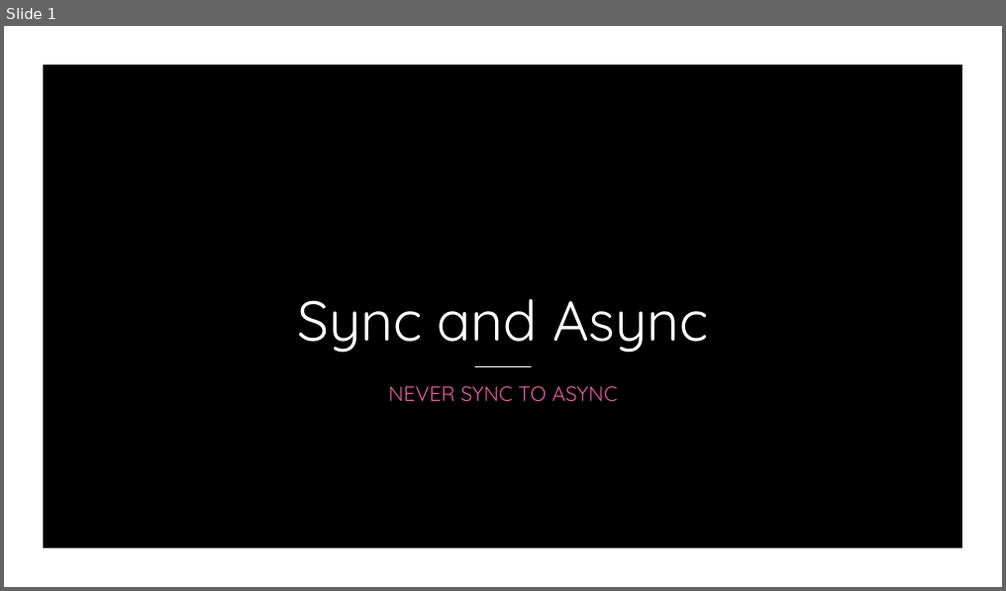
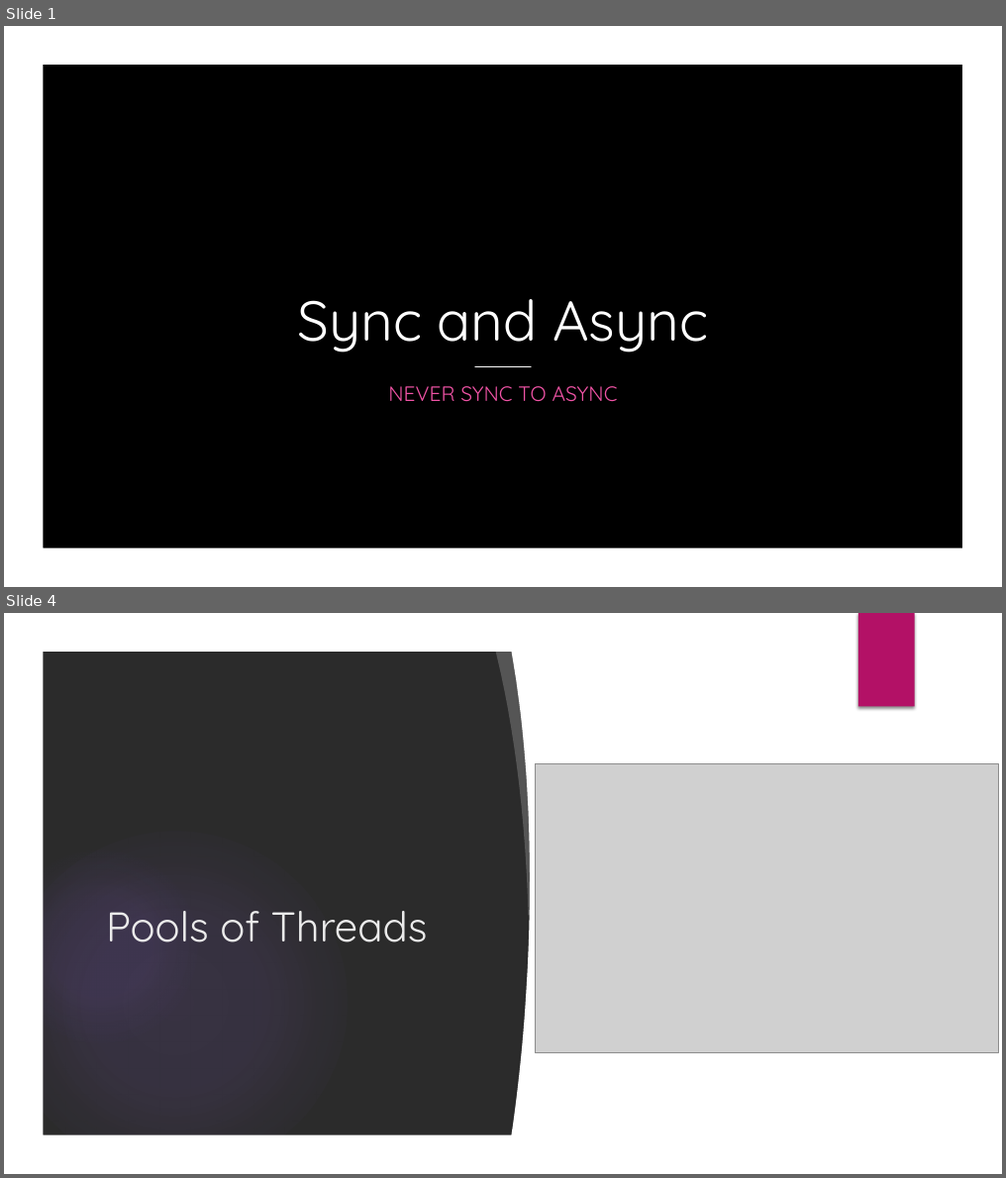
Before and after one commit to P47Phoenix/AsyncBestPractices, a slide deck: Presentation/Sync and Async.pptx. Shown one above the other, each under a label of ours: slide 1 before the commit, slides 1 and 4 after it; the slides between them are not shown. The pictures are 1006x591 and 1006x1178 pixels, drawn with LibreOffice and Linux fonts; fonts in the diff are those of the drawing; grey boxes stand for pictures; background and template pictures are left out; a plain dark background stands for a picture behind light text. Boxes give left, top, right and bottom in pixels: in the first picture for what was removed or moved away, otherwise in the second. Text is boxed around its words. In the diff, an @@ line names an element or a change of style, - is before the commit and + after.

```diff
--- a/Presentation/Sync and Async.pptx
+++ b/Presentation/Sync and Async.pptx
@@ slide 4 added at box(4, 613, 1002, 1174), background picture (left out); not listed: 1 template element that a slide beside it also shows @@
@@ group added at box(4, 613, 1002, 1174): 4 ellipses, 3 freeform shapes, 1 rectangle @@
@@ picture added at box(535, 763, 998, 1054) @@
@@ title added at box(106, 911, 428, 943), 40 pt, text #EBEBEB @@
+Pools of Threads
```
Also in this commit, not shown: 1 slide changed, 11 other slides added, 5 other files.
